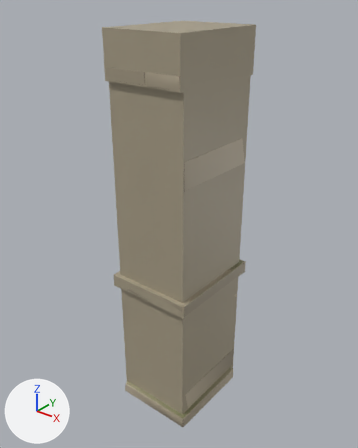
The glTF model assets/models/temple_kit/viaduct_top_pier.glb as it was, and as the next commit left it.
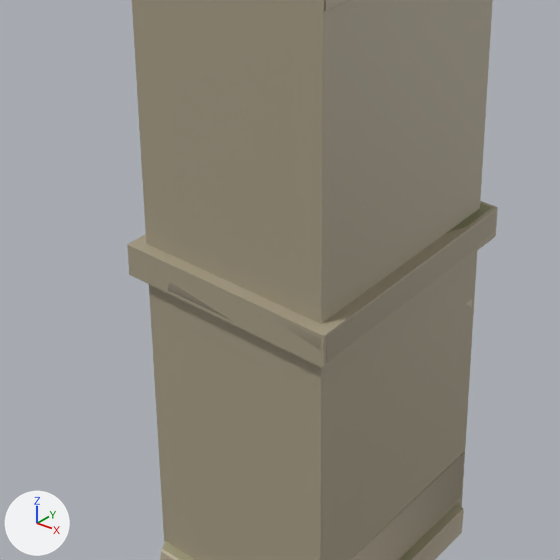
The first picture shows the older version from a 50 mm lens placed at (17.1, -21.6, 2.0), pointed at (-0.3, 0.1, -11.5). The close-ups show the older and then the newer version on the part from 19% to 75% of the width and 42% to 86% of the height of that picture. Only the edits that show in the close-ups are written down. Arrows for +X, +Y and +Z are at lower left; the lights stay in place. Vertices at exactly the same position are counted once.

Objects in the first close-up: 'viaduct_top_pier', 'viaduct_top_pier_far'.
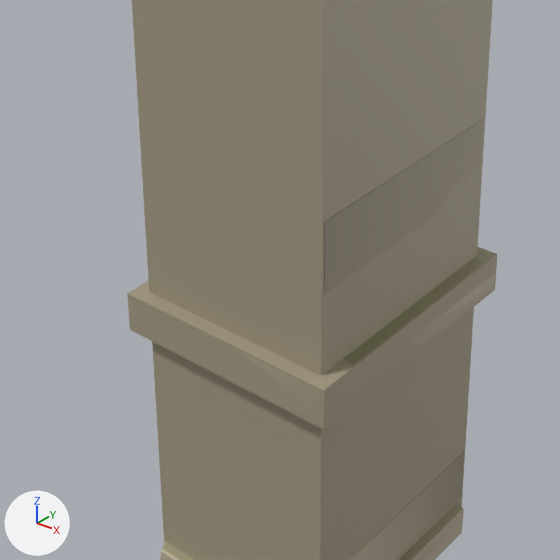
What differs and where, as boxes (x1, y1, x2, y2) in the close-ups (560 x 560 px; the box of a moved part takes in the faces that stretch with it):
'viaduct_top_pier_far', reshaped: before (127, 0, 498, 560); after (127, 0, 497, 560)
'viaduct_top_pier', reshaped: before (160, 0, 496, 560); after (160, 119, 495, 560)
part 1 of me_viaduct_top_pier, moved or reshaped (not visible before): after (324, 119, 483, 294)
part 2 of me_viaduct_top_pier, rebuilt (not visible before): after (240, 248, 495, 415)
part 3 of me_viaduct_top_pier, deleted: before (168, 203, 496, 363)
part 4 of me_viaduct_top_pier_far, moved or reshaped: before (127, 201, 498, 368); after (127, 247, 497, 429)

What changed in the scene script:
```text
Change me_viaduct_top_pier:
    used by ob_viaduct_top_pier; location = (0.0, 0.0, 0.0)
    remove me_viaduct_top_pier.from_pydata(...)  # 639 vertices, 1087 faces; spans x -2.8..2.8, y -3.3..3.3, z -24.0..0.0
    add me_viaduct_top_pier.from_pydata(...)  # 580 vertices, 989 faces; spans x -2.9..2.9, y -3.4..3.4, z -24.0..0.0
    me_viaduct_top_pier part 1: the loose piece of 24 vertices spanning x -2.5..2.5, y -3.0..3.0, z -12.8..-11.1 is scaled about the mesh origin by (0.988, 0.989, 1.08)
    me_viaduct_top_pier part 2: the loose piece of 26 vertices spanning x -0.1..2.5, y -3.0..3.0, z -16.9..-15.3 is rebuilt with 28 vertices and now spans x -2.9..2.9, y -3.4..3.4, z -16.8..-15.8
    me_viaduct_top_pier part 3: the loose piece of 28 vertices spanning x -2.8..2.8, y -3.3..3.3, z -15.3..-14.5 is deleted
    other edits to the shape of me_viaduct_top_pier do not show in these pictures
Change me_viaduct_top_pier_far:
    where me_viaduct_top_pier_far.from_pydata(...)  # 24 vertices, 36 faces; spans x -2.8..2.8, y -3.3..3.3, z -24.0..0.0
    used by ob_viaduct_top_pier_far; location = (0.0, 0.0, 0.0)
    me_viaduct_top_pier_far part 4: the loose piece of 8 vertices spanning x -2.8..2.8, y -3.3..3.3, z -15.3..-14.5 is moved by (0.0, 0.0, -1.4)
```
